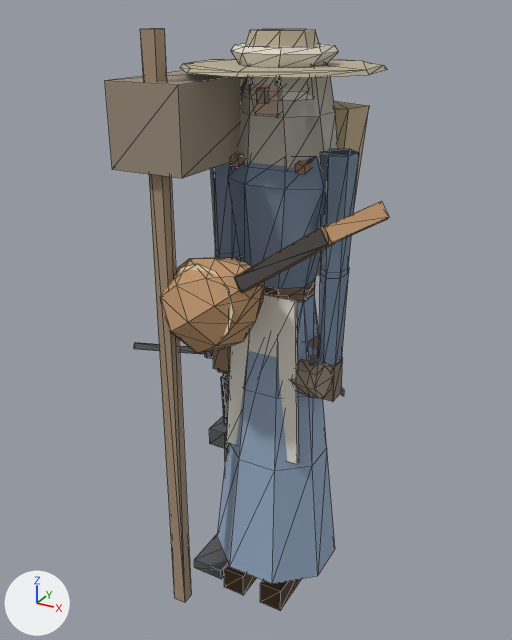
Before and after pictures for a commit that changed the glTF model game/assets/modelle/figuren/figur_elb.glb.
Camera for both pictures: a 50 mm lens placed at (0.974, -1.927, 1.999), pointed at (-0.122, 0.067, 1.002). Arrows for +X, +Y and +Z are at lower left; the lights stay in place. The picture after the commit comes second. Mesh edges are drawn as thin lines on the coarser meshes. Vertices at exactly the same position are counted once.

In view in the first picture: 'Barett', 'Buendel', 'Hacke', 'Kiepe', 'Koerper_Frau', 'Koerper_Mann', 'Laute', 'Schlaegel', 'Schleier', 'Schuerze', 'Stab', 'Strohhut' and 6 more.
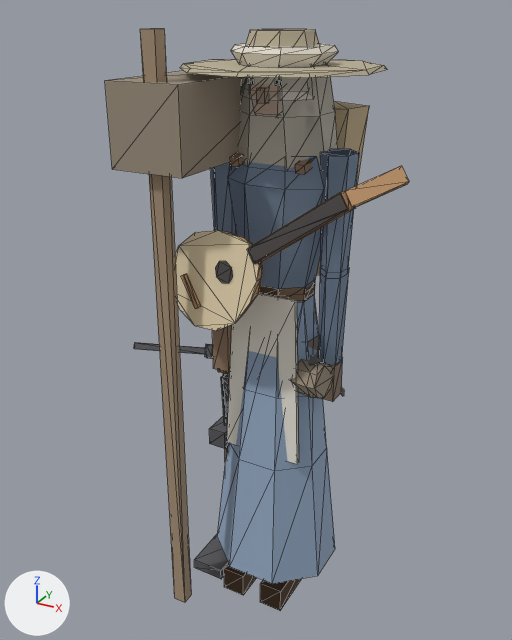
Boxes [x1, y1, x2, y2] around the edits, measured in the pictures (512 x 640 px; the box of a moved part takes in the faces that stretch with it):
'Laute', reshaped (8% taller): before [160, 201, 389, 353]; after [175, 166, 409, 331]
part 1 of me_laute, moved or reshaped (not visible before): after [215, 261, 233, 283]
part 2 of me_laute, moved or reshaped: before [324, 201, 389, 244]; after [344, 166, 409, 208]
part 3 of me_laute, added (beige): after [175, 230, 263, 331]
part 4 of me_laute, deleted: before [236, 265, 265, 299]
part 5 of me_laute, deleted: before [174, 264, 234, 339]
part 6 of me_laute, deleted: before [234, 229, 328, 292]
part 7 of me_laute, deleted: before [235, 226, 335, 293]
part 8 of me_laute, cut back: before [160, 257, 264, 353]; after [181, 191, 355, 309]

The change in detail:
me_laute is used by ob_laute; location (0.0, 0.0, 0.0).
me_laute had 148 vertices, 166 faces and spanned x -0.271..0.438, y -0.389..-0.09, z 1.025..1.563.
me_laute now has 89 vertices, 138 faces and spans x -0.285..0.461, y -0.299..-0.114, z 1.087..1.64.
me_laute part 1: the loose piece of 8 vertices spanning x -0.097..-0.033, y -0.325..-0.312, z 1.191..1.256 is scaled about its middle by 1.07, then moved by (0.006, 0.076, 0.065).
me_laute part 2: the loose piece of 8 vertices spanning x 0.288..0.438, y -0.36..-0.236, z 1.454..1.563 is moved by (0.023, 0.068, 0.078).
me_laute part 3: a new loose piece of 49 vertices spanning x -0.285..0.067, y -0.263..-0.114, z 1.087..1.408, in mat_figur.
me_laute part 4: the loose piece of 16 vertices spanning x 0.006..0.08, y -0.312..-0.202, z 1.236..1.325 is deleted.
me_laute part 5: the loose piece of 12 vertices spanning x -0.246..0.026, y -0.336..-0.285, z 1.061..1.322 is deleted.
me_laute part 6: the loose piece of 8 vertices spanning x 0.022..0.317, y -0.364..-0.319, z 1.274..1.499 is deleted.
me_laute part 7: the loose piece of 8 vertices spanning x 0.021..0.323, y -0.36..-0.292, z 1.269..1.501 is deleted.
Part 8, on me_laute:
80 vertices are removed from x -0.271..0.069, y -0.389..-0.09, z 1.025..1.333.
86 faces are deleted.
24 vertices are added at x -0.224..0.346, y -0.299..-0.215, z 1.151..1.579.
36 new faces join them.
Other edits to the shape of me_laute do not show in these pictures.
